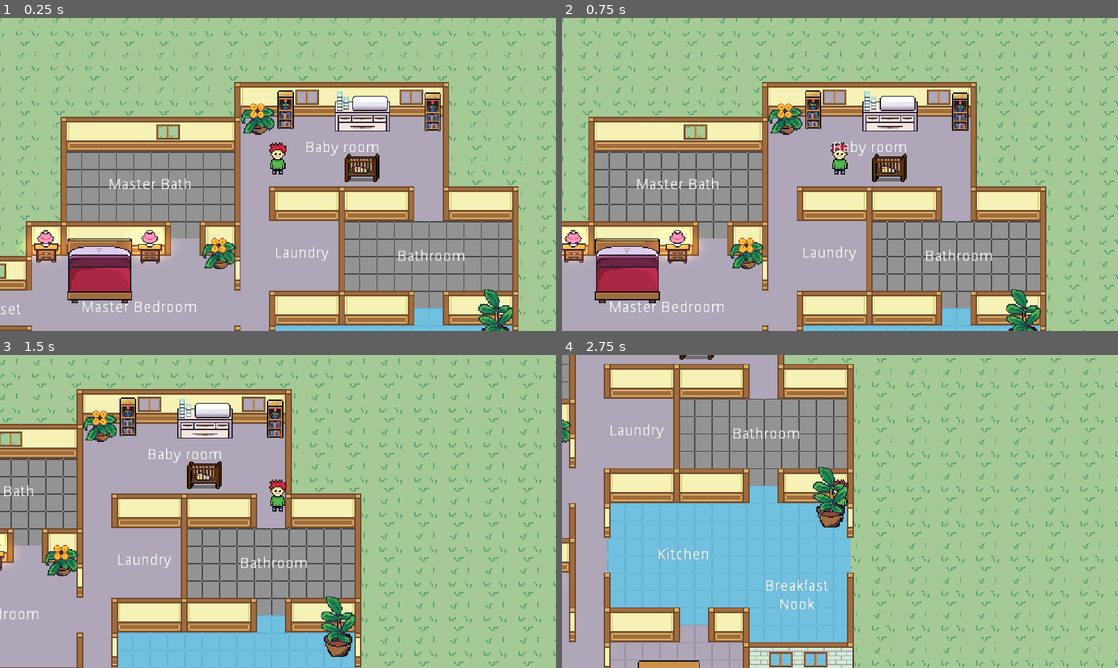
Above: before the commit, frames 1-4 (two rows, left to right).
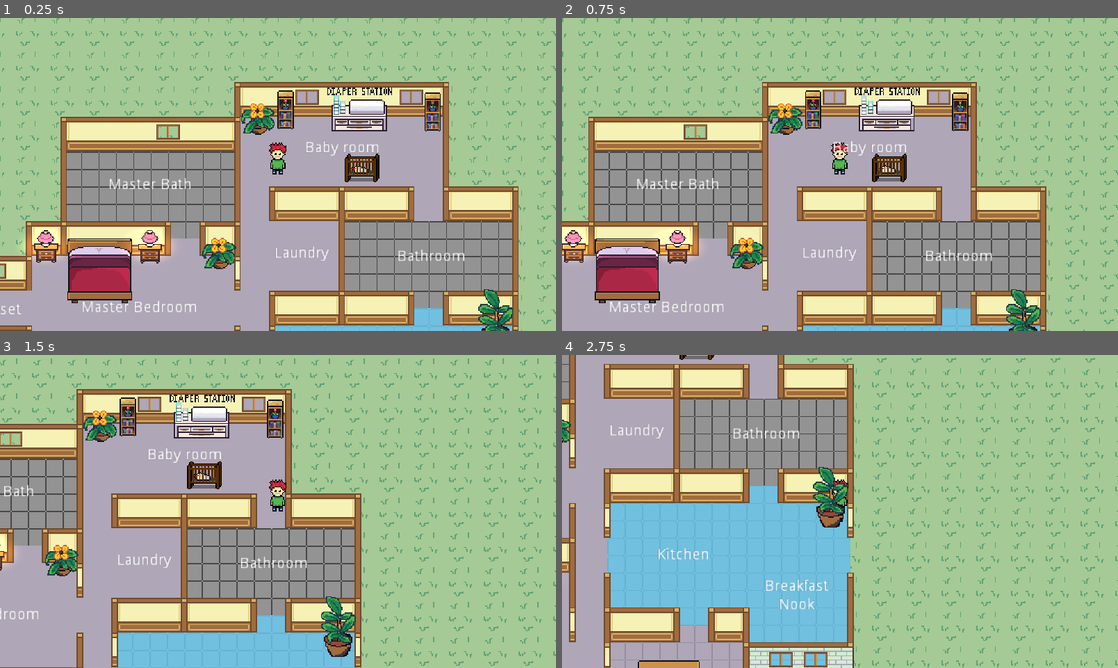
Above: after the commit, the same moments.

Repository: kevinms/godot-wild-jam-24
Game: Godot game, scene res://HouseV2.tscn
The game is run twice, just before and just after one commit, with the same random seed, the same clock (stepped at 60 frames per second) and the same inputs. This scene is started directly instead of the project's main scene.
Inputs:
- Up to frame 1 (0.25 s): no input
- Up to frame 2 (0.75 s): tap Enter at 0.5 s; hold Right (ui_right) from 0.53 s (still down)
- Up to frame 3 (1.5 s): release Right (ui_right) at 1.28 s; hold Down (ui_down) from 1.28 s (still down)
- Up to frame 4 (2.75 s): release Down (ui_down) at 2.03 s; hold Right (ui_right) from 2.03 s (still down)

The runs differ from the first frame. In frame 1, 1.0% of the frame differs, in the area x 58-71%, y 22-37%; in frame 2, 1.0%, in the area x 52-65%, y 22-37%; in frame 3, 1.0%; in frame 4, nothing differs.

Commit message:
Added in-house text hint about what the diaper station is. Younger people may have no idea otherwise.

Diff:
--- a/HouseV2.tscn
+++ b/HouseV2.tscn
@@ -475,7 +475,7 @@
 texture = ExtResource( 19 )
 
 [node name="DiaperChangingStation" parent="YSort" instance=ExtResource( 20 )]
-position = Vector2( 386.954, -146.024 )
+position = Vector2( 383.954, -142.524 )
 
 [node name="Label" type="Label" parent="."]
 margin_left = 127.542
Binary file changed: Furniture/Assets/diaper-changing-station.png
Not shown, changed: Furniture/Assets/diaper-changing-station.xcf
